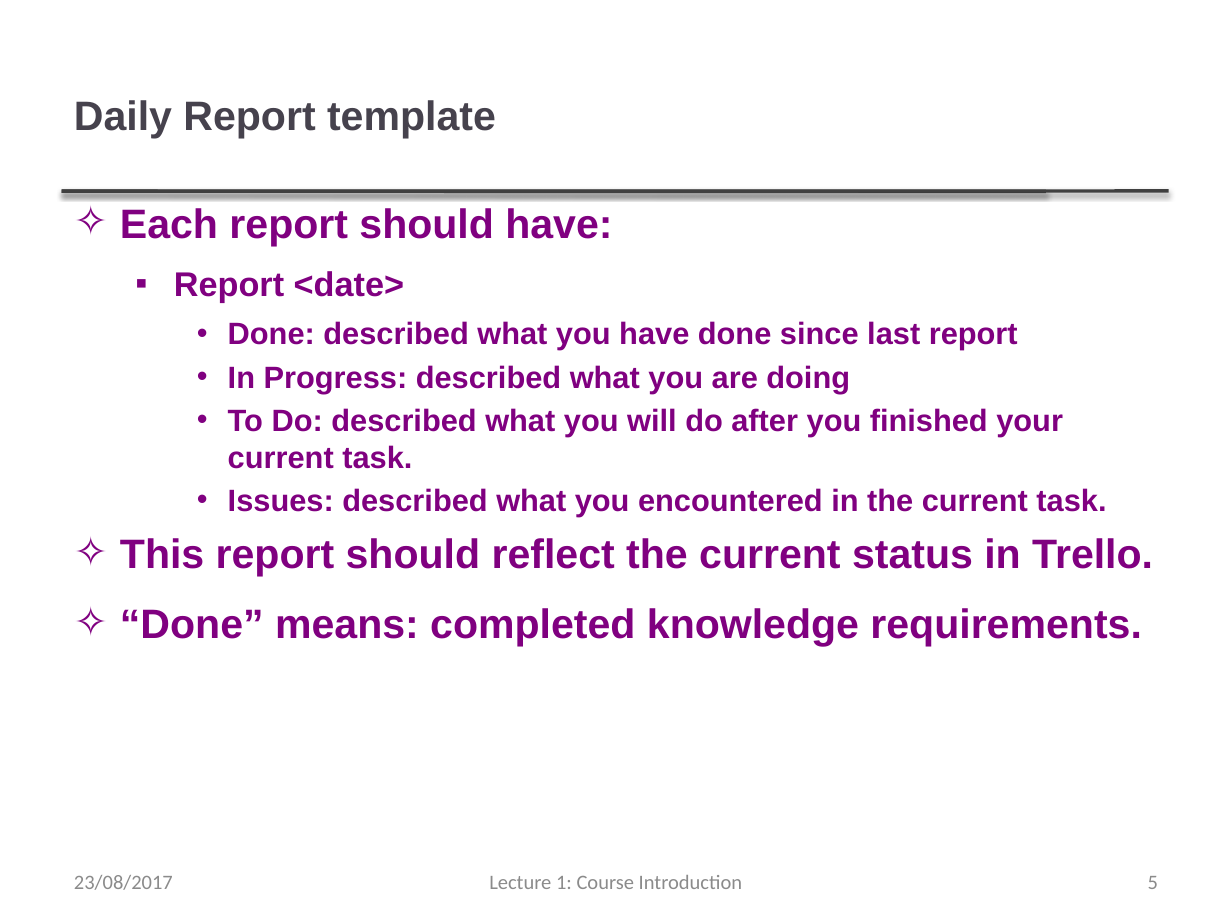
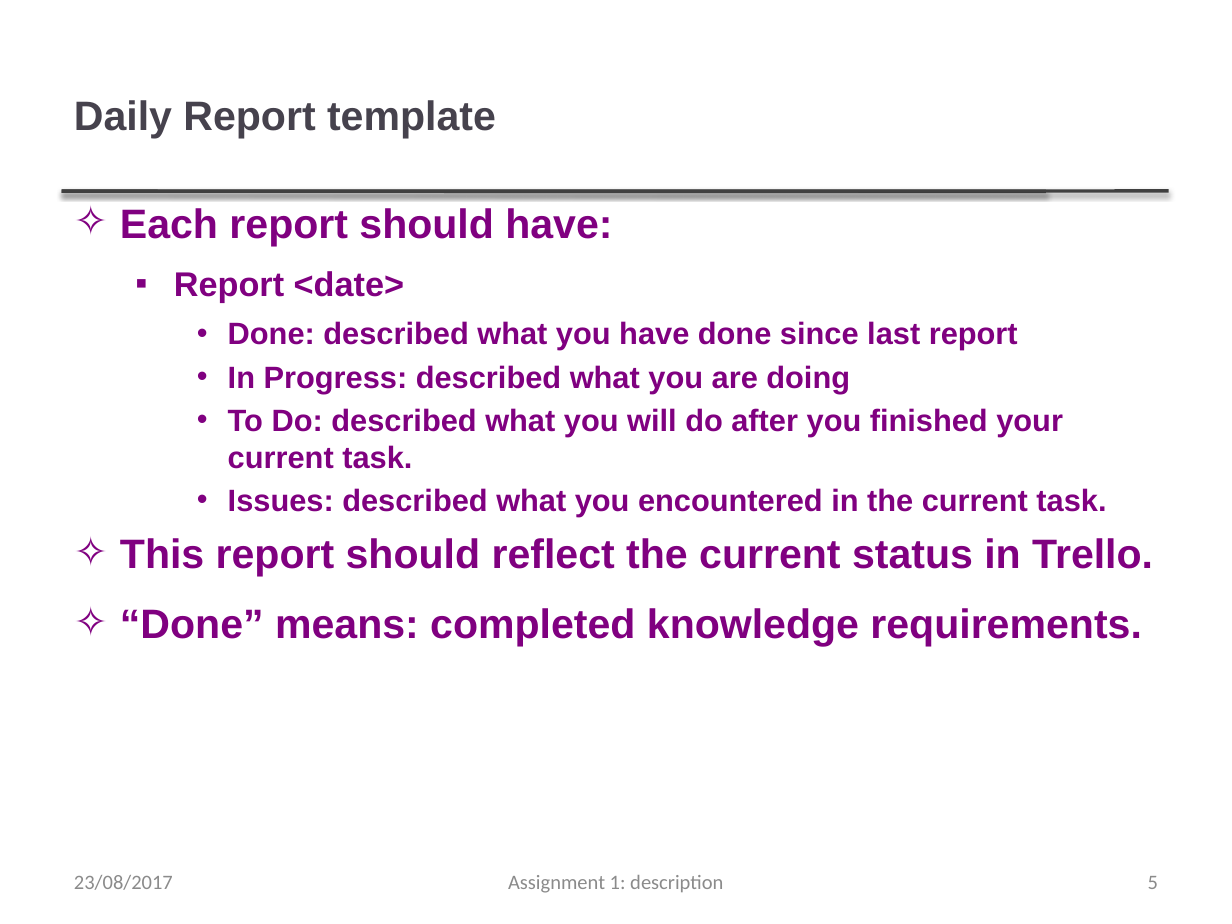
Before and after one commit to thanqminh/thanqminh.github.io, a slide deck: slide 5 of courses/sehci/assignment1.pptx. Drawn at 1232x924 pixels with LibreOffice and Linux fonts; fonts in the diff are those of the drawing. Boxes give left, top, right and bottom in pixels: in the first picture for what was removed or moved away, otherwise in the second. Text is boxed around its words. In the diff, an @@ line names an element or a change of style, - is before the commit and + after.

Commit message:
Update assignment 1

```diff
--- a/courses/sehci/assignment1.pptx
+++ b/courses/sehci/assignment1.pptx
@@ text at [508,875,723,893]: text changed @@
-Lecture 1: Course Introduction
+Assignment 1: description
```
Also in this commit, not shown: 4 other slides changed, 1 slide removed.
